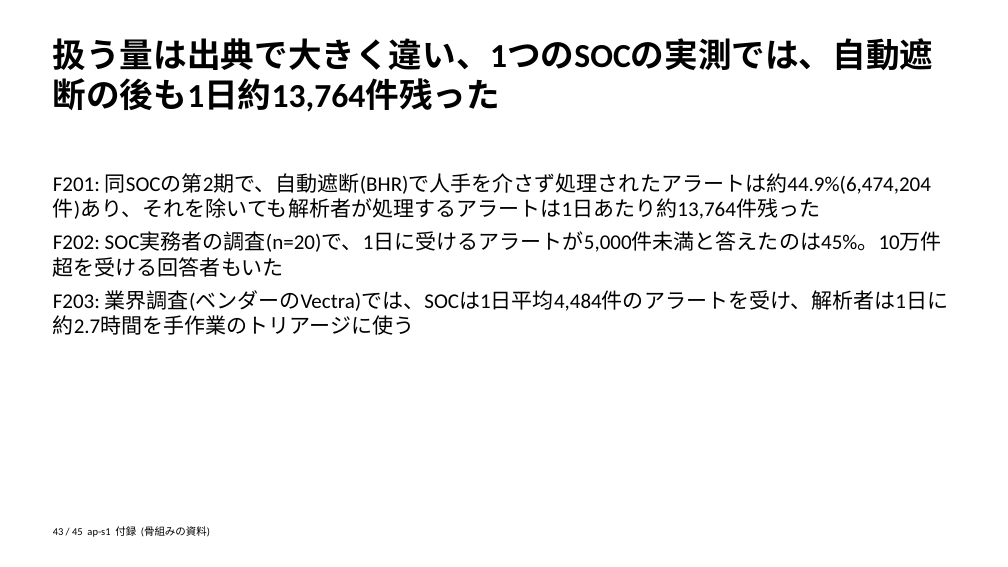
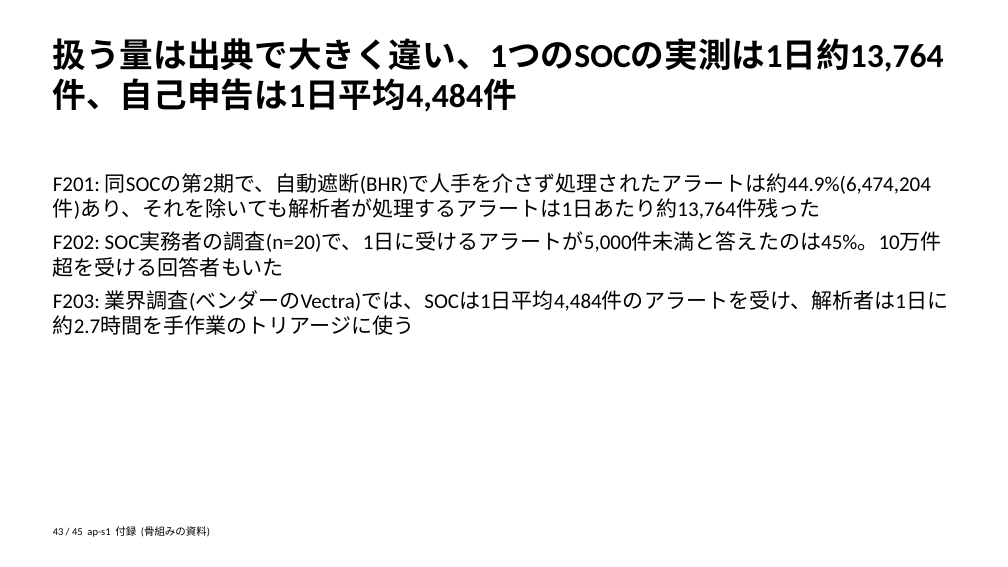
Before and after one commit to zyuuryuu/PPTX-Planner, a slide deck: slide 43 of trial/deck/preview/skeleton.pptx. Drawn at 1008x567 pixels with LibreOffice and Linux fonts; fonts in the diff are those of the drawing. Boxes give left, top, right and bottom in pixels: in the first picture for what was removed or moved away, otherwise in the second. Text is boxed around its words. In the diff, an @@ line names an element or a change of style, - is before the commit and + after.

```diff
--- a/trial/deck/preview/skeleton.pptx
+++ b/trial/deck/preview/skeleton.pptx
@@ text at (53, 38, 944, 112): text changed @@
-扱う量は出典で大きく違い、1つのSOCの実測では、自動遮断の後も1日約13,764件残った
+扱う量は出典で大きく違い、1つのSOCの実測は1日約13,764件、自己申告は1日平均4,484件
```
Also in this commit, not shown: 6 other slides changed, 5 other files.
